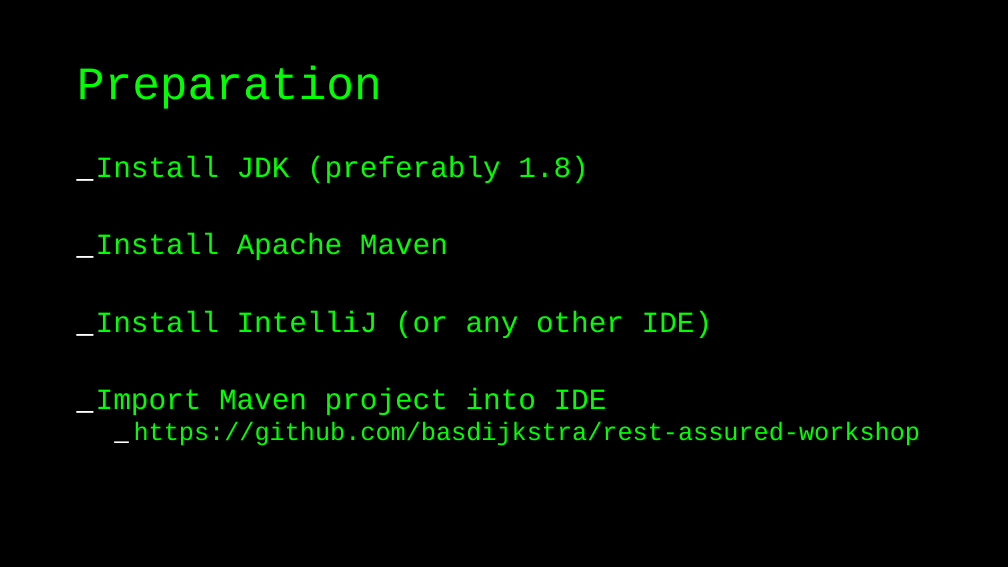
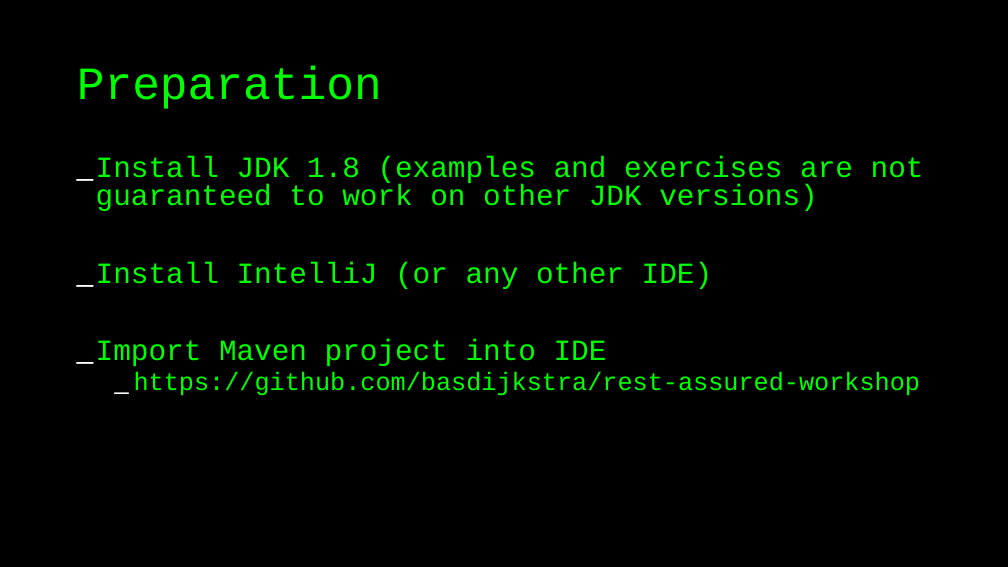
Before and after one commit to basdijkstra/rest-assured-workshop, a slide deck: slide 3 of RestAssuredWorkshop.odp. Drawn at 1008x567 pixels with LibreOffice and Linux fonts; fonts in the diff are those of the drawing. Boxes give left, top, right and bottom in pixels: in the first picture for what was removed or moved away, otherwise in the second. Text is boxed around its words. In the diff, an @@ line names an element or a change of style, - is before the commit and + after.

Commit message:
Reviewed exercises series 5, saved slides in different formats

```diff
--- a/RestAssuredWorkshop.odp
+++ b/RestAssuredWorkshop.odp
@@ text at box(96, 156, 924, 211): text changed @@
-_ Install JDK (preferably 1.8)
-_ Install Apache Maven
+_ Install JDK 1.8 (examples and exercises are not guaranteed to work on other JDK versions)
```
Also in this commit, not shown: 17 other slides changed, 3 slides added, 6 slides removed, 8 other files.
